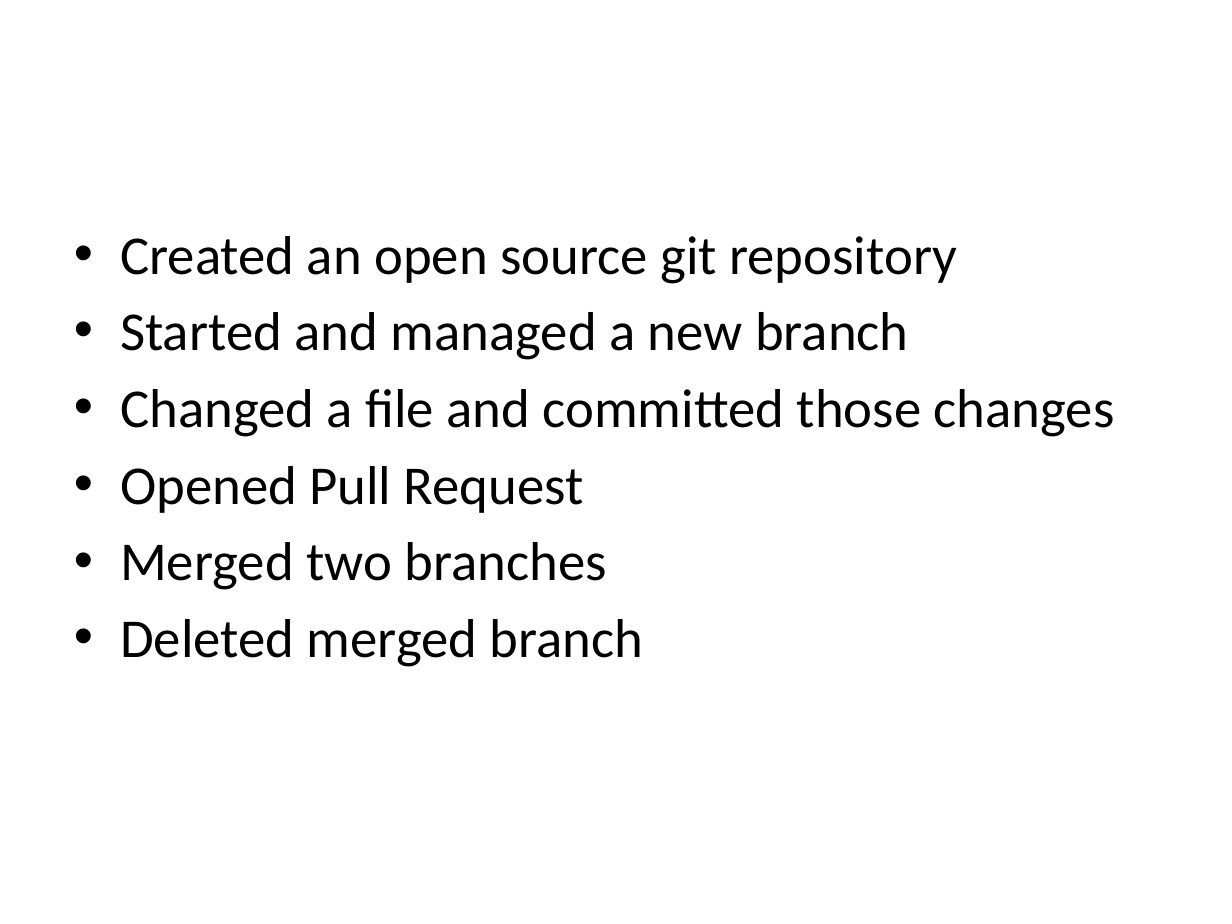
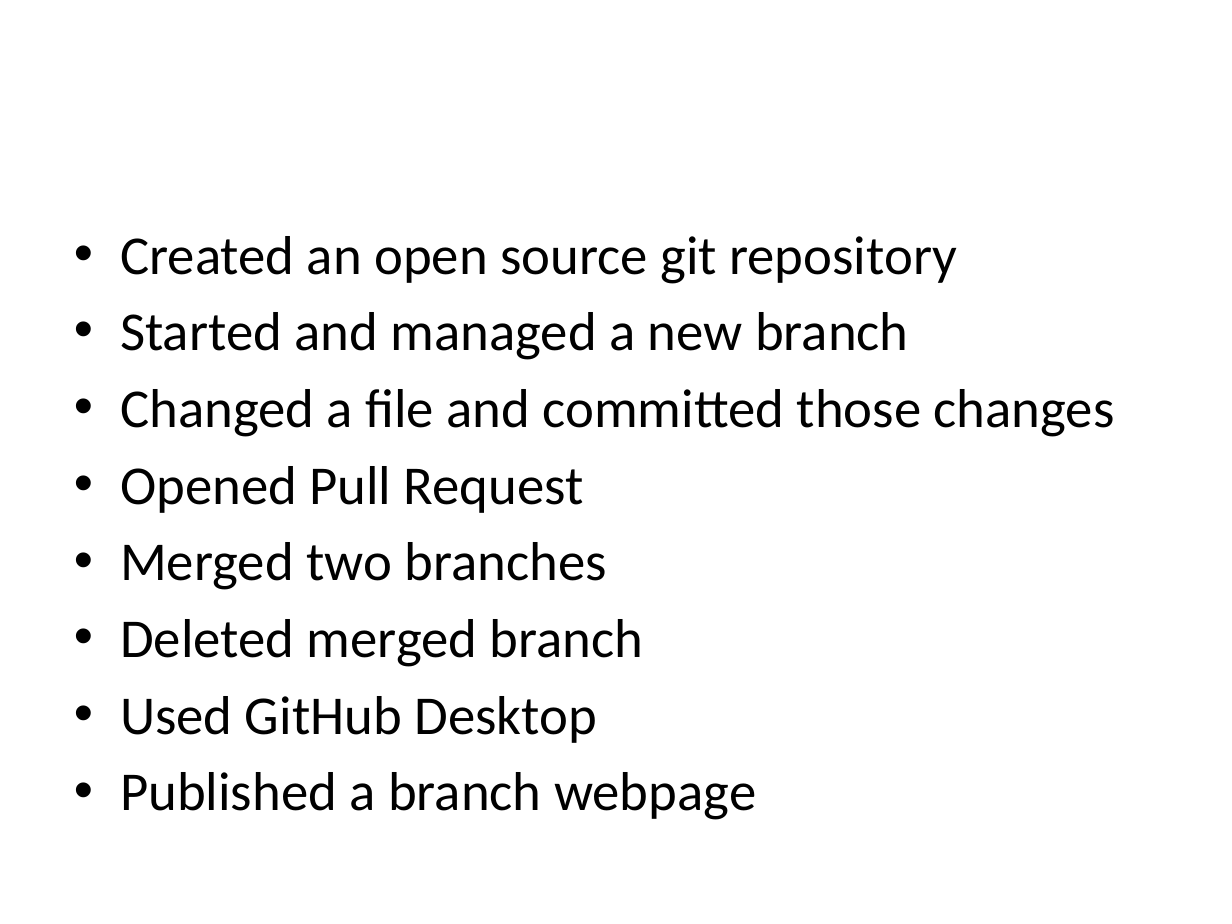
Before and after one commit to billyz313/SERVIR-Github-Demo, a slide deck: slide 19 of SERVIR_github.pptx (slide 14 before the commit). Drawn at 1232x924 pixels with LibreOffice and Linux fonts; fonts in the diff are those of the drawing; background and template pictures are left out. Boxes give left, top, right and bottom in pixels: in the first picture for what was removed or moved away, otherwise in the second. Text is boxed around its words. In the diff, an @@ line names an element or a change of style, - is before the commit and + after.

```diff
--- a/SERVIR_github.pptx
+++ b/SERVIR_github.pptx
@@ text at (120, 696, 756, 820): paragraphs added @@
+• Used GitHub Desktop
+• Published a branch webpage
```
Also in this commit, not shown: 4 other slides changed.
